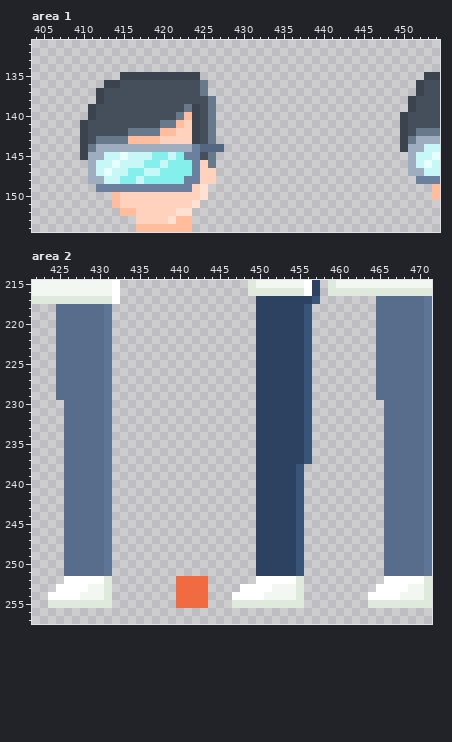
File history of a pixel-art file, core/resource/character/npc/doctor.aseprite. The picture above is the old version.
512x512 pixels, 1 frame. Shown: area 1: x 404..454, y 131..154; area 2: x 422..471, y 215..257. The commit also changed other parts of the picture, which this record leaves out.
Once edited:
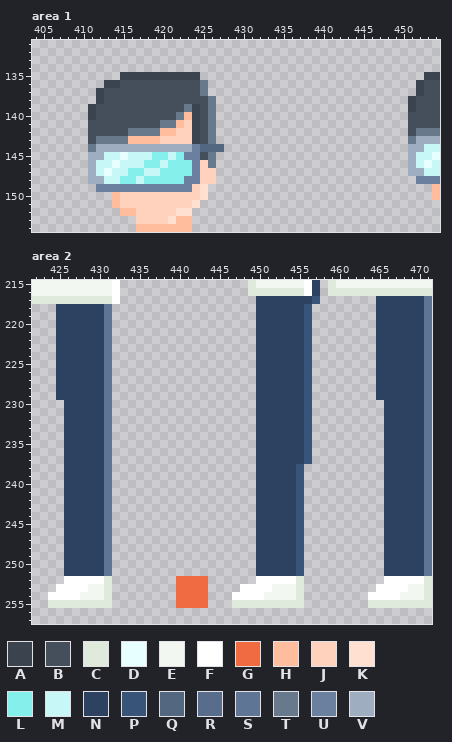
Palette (. is transparent): A #3b444e  B #454f5c  C #dfe9dc  D #e8ffff  E #f3f7f2  F #ffffff  G #f06b42  H #ffbd9e  J #ffd2bd  K #ffe0d1  L #85efec  M #c7f8f7  N #2d4261  P #395479  Q #546781  R #586c8b  S #5f7595  T #69798c  U #6b809e  V #9fadc1
Changes in this commit:
Changed rows in their new state; - is an unchanged pixel.
Area 1, layer "Layer 2":
first column x 410:
140 ----------------------------------------.
141 .---------------------------------------.
142 .---------------------------------------.
143 .---------------------------------------.
144 .---------------------------------------.
145 .----------------------------------------
Area 2, layer "Layer 2":
first column x 425:
217 ----------------------------------------NNNNNN
218 NNNNNN----------------------------------NNNNNN
219 NNNNNN----------------------------------NNNNNN
220 NNNNNN----------------------------------NNNNNN
221 NNNNNN----------------------------------NNNNNN
222 NNNNNN----------------------------------NNNNNN
223 NNNNNN----------------------------------NNNNNN
224 NNNNNN----------------------------------NNNNNN
225 NNNNNN----------------------------------NNNNNN
226 NNNNNN----------------------------------NNNNNN
227 NNNNNN----------------------------------NNNNNN
228 NNNNNN----------------------------------NNNNNN
229 NNNNNN----------------------------------NNNNNN
230 -NNNNN-----------------------------------NNNNN
231 -NNNNN-----------------------------------NNNNN
232 -NNNNN-----------------------------------NNNNN
233 -NNNNN-----------------------------------NNNNN
234 -NNNNN-----------------------------------NNNNN
235 -NNNNN-----------------------------------NNNNN
236 -NNNNN-----------------------------------NNNNN
237 -NNNNN-----------------------------------NNNNN
238 -NNNNN-----------------------------------NNNNN
239 -NNNNN-----------------------------------NNNNN
240 -NNNNN-----------------------------------NNNNN
241 -NNNNN-----------------------------------NNNNN
242 -NNNNN-----------------------------------NNNNN
243 -NNNNN-----------------------------------NNNNN
244 -NNNNN-----------------------------------NNNNN
245 -NNNNN-----------------------------------NNNNN
246 -NNNNN-----------------------------------NNNNN
247 -NNNNN-----------------------------------NNNNN
248 -NNNNN-----------------------------------NNNNN
249 -NNNNN-----------------------------------NNNNN
250 -NNNNN-----------------------------------NNNNN
251 -NNNNN-----------------------------------NNNNN
Pixel boxes of the changes (left, top, right, bottom) in both pictures:
erased: (400, 112, 408, 152)
erased: (80, 120, 88, 160)
changed: (376, 296, 424, 576)
changed: (56, 304, 104, 576)
